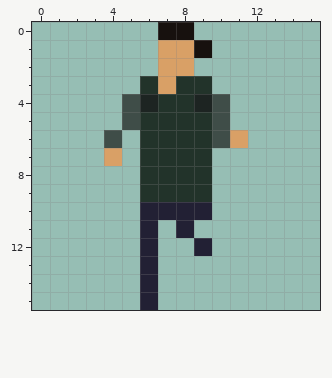
Pixel-art sprite, stored at app/assets/images/sprites/characters/willy/downward/walking7.png. This is how it looked before the edit.
The file is 16x16 pixels.
Now the later version:
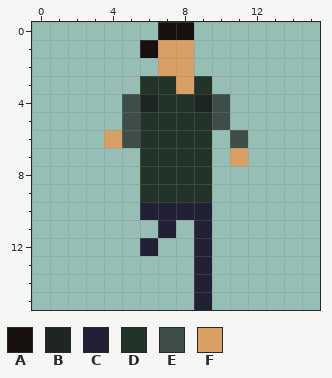
Palette (. is transparent): A #17110e  B #1d2422  C #222034  D #22332a  E #3f4d48  F #d9a066
The edit:
y 1: x 6 . -> A; x 9 A -> .
y 3: x 7..8 FD -> DF
y 6: x 4..5 E. -> FE; x 10..11 EF -> .E
y 7: x 4 F -> .; x 11 . -> F
y 11: x 6..9 C.C. -> .C.C
y 13..15: x 6 C -> .; x 9 . -> C
